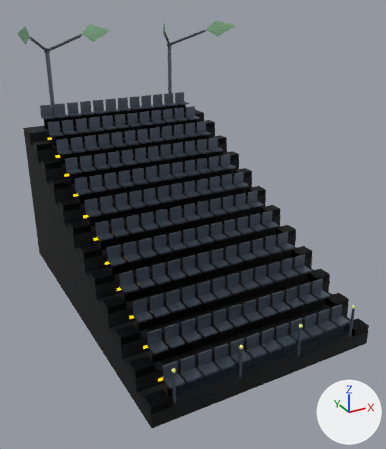
One commit to the glTF model assets/glb/tennis_tower/stand_module/v6_hybrid_f3.glb: the scene before it, then after it.
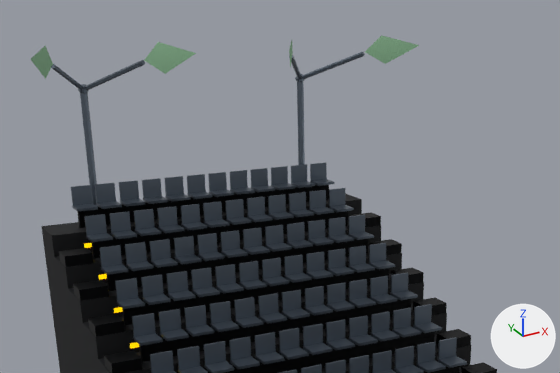
There are two pictures of each version: one whole from a 50 mm lens placed at (-7.87, -15.39, 10.29), pointed at (0.12, -0.86, 3.03), one close up on the part from 0% to 82% of the width and 0% to 47% of the height. Lighting does not change. The marker at lower right points along +X, +Y and +Z. The last two pictures show the newer version. Vertices at exactly the same position are counted once.

The first close-up shows 'Aisle_Steps', 'Canopy_Leaves', 'Canopy_Steel', 'Seat_Backs', 'Seat_Beams', 'Seat_Pans', 'Tier_Concrete' and 1 more.
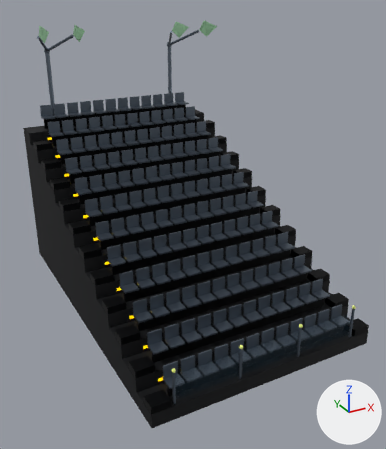
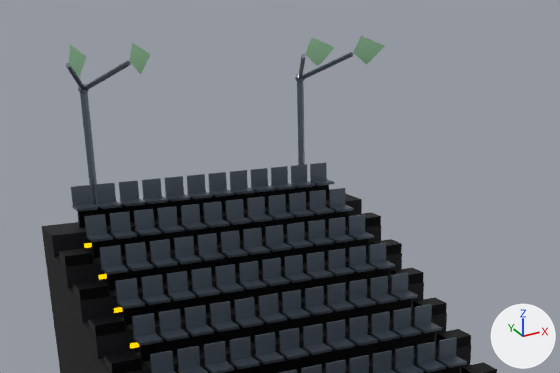
Changed parts and their boxes (x1, y1, x2, y2) in the close-ups (560 x 373 px; the box of a moved part takes in the faces that stretch with it):
'Canopy_Leaves', reshaped (19% narrower, 7% shorter): before (31, 35, 419, 79); after (69, 36, 385, 77)
'Canopy_Steel', reshaped (9% narrower): before (51, 52, 365, 207); after (66, 52, 353, 207)
part 1 of me_canopy_steel, moved or reshaped: before (51, 60, 145, 91); after (66, 61, 131, 91)
part 2 of me_canopy_steel, moved or reshaped: before (289, 52, 365, 80); after (298, 52, 353, 79)
part 3 of me_canopy_leaves, moved or reshaped: before (144, 42, 196, 74); after (129, 43, 151, 74)
part 4 of me_canopy_leaves, moved or reshaped: before (31, 46, 53, 79); after (69, 45, 87, 77)
part 5 of me_canopy_leaves, moved or reshaped: before (365, 35, 419, 64); after (353, 36, 385, 64)
part 6 of me_canopy_leaves, moved or reshaped: before (289, 41, 293, 67); after (305, 38, 335, 66)

The change, as a diff of the scene's bpy script:
```diff
--- a/assets/glb/tennis_tower/stand_module/v6_hybrid_f3.glb.py
+++ b/assets/glb/tennis_tower/stand_module/v6_hybrid_f3.glb.py
@@ me_canopy_steel @@
 # used by ob_canopy_steel; location = (0.0, 0.0, 0.0)
-me_canopy_steel.from_pydata(...)  # 112 vertices, 200 faces; spans x -3.49..3.49, y 4.17..5.7, z 5.4..8.85
+me_canopy_steel.from_pydata(...)  # 112 vertices, 200 faces; spans x -3.2..3.2, y 4.17..5.7, z 5.4..8.85
+# me_canopy_steel part 1: 18 of 112 vertices moved; they spanned x -3.49..-1.61, y 4.17..5.62, z 8.18..8.85 and now span x -3.2..-1.9, y 4.17..5.61, z 8.19..8.85; mean shift (0.0, 0.0, 0.0); largest move (-1.69, 4.18, 8.82) -> (-2.0, 4.18, 8.81)
+# me_canopy_steel part 2: 18 of 112 vertices moved; they spanned x 1.61..3.49, y 4.17..5.62, z 8.18..8.85 and now span x 1.9..3.2, y 4.17..5.61, z 8.19..8.85; mean shift (0.0, 0.0, 0.0); largest move (1.69, 4.18, 8.82) -> (2.0, 4.18, 8.81)
 me_canopy_steel.materials.append(mat_tt_brushedsteel)
@@ me_canopy_leaves @@
 # used by ob_canopy_leaves; location = (0.0, 0.0, 0.0)
-me_canopy_leaves.from_pydata(...)  # 24 vertices, 32 faces; spans x -4.11..4.11, y 2.93..4.15, z 8.61..9.2
+me_canopy_leaves.from_pydata(...)  # 24 vertices, 32 faces; spans x -3.19..3.19, y 2.76..4.15, z 8.62..9.21
+# me_canopy_leaves part 3: the loose piece of 6 vertices spanning x -1.65..-0.99, y 2.93..4.15, z 8.61..9.2 is multiplied about its middle by the matrix ((0.882, 0.466, -0.07), (-0.466, 0.885, 0.017), (0.07, 0.017, 0.997)), then moved by (-0.63, -0.08, 0.01)
+# me_canopy_leaves part 4: the loose piece of 6 vertices spanning x -4.11..-3.45, y 2.93..4.15, z 8.61..9.2 is multiplied about its middle by the matrix ((0.843, -0.489, -0.223), (0.504, 0.863, 0.014), (0.186, -0.124, 0.975)), then moved by (0.64, -0.08, 0.01)
+# me_canopy_leaves part 5: the loose piece of 6 vertices spanning x 3.45..4.11, y 2.93..4.15, z 8.61..9.2 is multiplied about its middle by the matrix ((0.882, 0.466, -0.07), (-0.466, 0.885, 0.017), (0.07, 0.017, 0.997)), then moved by (-0.63, -0.08, 0.01)
+# me_canopy_leaves part 6: the loose piece of 6 vertices spanning x 0.99..1.65, y 2.93..4.15, z 8.61..9.2 is multiplied about its middle by the matrix ((0.843, -0.489, -0.223), (0.504, 0.863, 0.014), (0.186, -0.124, 0.975)), then moved by (0.64, -0.08, 0.01)
 me_canopy_leaves.materials.append(mat_tt_leaf)
```
